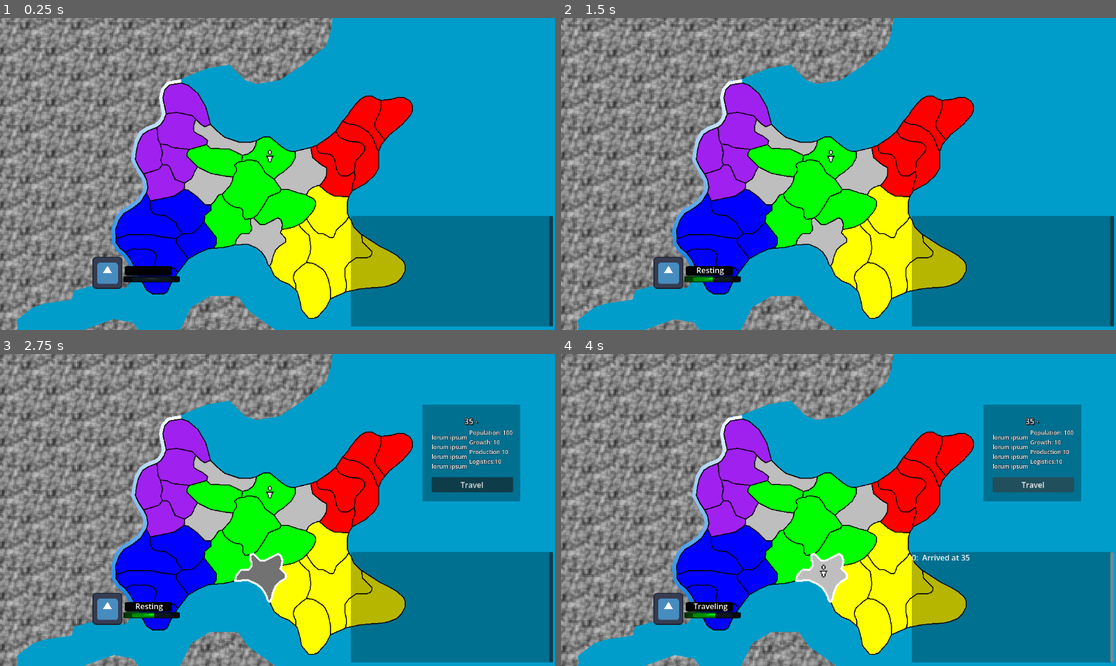
Above: before the commit, frames 1-4 (two rows, left to right).
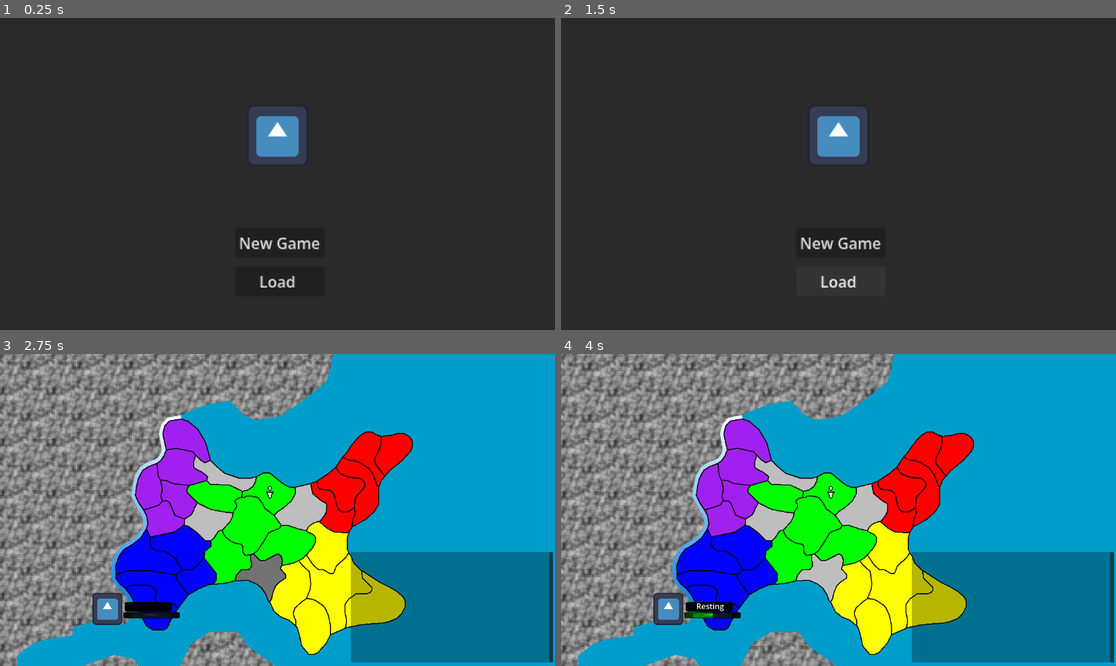
Above: after the commit, the same moments.

Repository: joshuaculver/ChronoRetract
Game: Godot game, scene res://prefabs/main.tscn
Same seed, same stepped clock (60 frames per second), same inputs: the game is played once before the commit and once after it. The engine's default icon, where the game draws it, is replaced by a stand-in: a white triangle on a blue panel in a dark square.
Inputs (mouse positions are in pixels of both pictures, inside the frame that each line leads up to):
- Up to frame 1 (0.25 s): no input
- Up to frame 2 (1.5 s): click (666, 273) at 0.52 s; click (838, 280) at 1.25 s, where only the run after the commit has a clickable "Load"
- Up to frame 3 (2.75 s): click (277, 578) at 2 s, where only the run after the commit has a clickable "New Game"
- Up to frame 4 (4 s): click (1032, 485) at 2.75 s, where only the run before the commit has a clickable "Travel"; click (1032, 485) at 3.5 s, where only the run before the commit has a clickable "Travel"

The runs differ from the first frame. In frame 1, 100% of the frame differs, in the area x 0-100%, y 0-100%; in frame 2, 100%; in frame 3, 5.9%; in frame 4, 6.2%.

Commit message:
Began implementing main menu and some associated functions

Diff:
--- a/prefabs/main.tscn
+++ b/prefabs/main.tscn
@@ -1,3 +1,60 @@
 [gd_scene format=3 uid="uid://c5jgxsddp8xy0"]
 
+[ext_resource type="Script" uid="uid://cstypv7lweiqt" path="res://scripts/MainMenu.gd" id="1_1jyap"]
+[ext_resource type="Texture2D" uid="uid://dwvk1h5vqhw6i" path="res://icon.svg" id="1_wmafp"]
+
 [node name="main" type="Node2D" unique_id=1783014624]
+z_index = 20
+z_as_relative = false
+script = ExtResource("1_1jyap")
+
+[node name="Sprite2D" type="Sprite2D" parent="." unique_id=1747586115]
+modulate = Color(0, 0, 0, 0.4509804)
+position = Vector2(640, 296)
+scale = Vector2(10.618831, 6.4399986)
+texture = ExtResource("1_wmafp")
+
+[node name="MainMenuControl" type="Control" parent="." unique_id=1901208501]
+layout_mode = 3
+anchors_preset = 0
+offset_left = 552.0
+offset_top = 304.0
+offset_right = 592.0
+offset_bottom = 344.0
+metadata/_edit_use_anchors_ = true
+
+[node name="NewGameButton" type="Button" parent="MainMenuControl" unique_id=667422769]
+layout_mode = 1
+anchors_preset = -1
+anchor_left = 14.2
+anchor_top = 8.0
+anchor_right = 16.325
+anchor_bottom = 8.575
+offset_left = -568.0
+offset_top = -272.0
+offset_right = -560.0
+offset_bottom = -264.0
+scale = Vector2(2, 2)
+text = "New Game"
+metadata/_edit_use_anchors_ = true
+
+[node name="LoadGameButton" type="Button" parent="MainMenuControl" unique_id=1465772495]
+layout_mode = 1
+anchors_preset = -1
+anchor_left = -23.429998
+anchor_top = 13.06
+anchor_right = -21.304998
+anchor_bottom = 13.635
+offset_left = 937.19995
+offset_top = -394.4
+offset_right = 945.19995
+offset_bottom = -386.4
+scale = Vector2(2, 2)
+text = "Load "
+metadata/_edit_use_anchors_ = true
+
+[node name="Logo" type="Sprite2D" parent="." unique_id=1600875719]
+position = Vector2(640, 160)
+texture = ExtResource("1_wmafp")
+
+[connection signal="pressed" from="MainMenuControl/NewGameButton" to="." method="_on_new_game_button_pressed"]
--- a/prefabs/managers.tscn
+++ b/prefabs/managers.tscn
@@ -24,15 +24,16 @@
 position = Vector2(640, 240)
 script = ExtResource("5_leyp6")
 
-[node name="CanvasLayer" type="CanvasLayer" parent="UI" unique_id=270285711]
+[node name="UIcanvas" type="CanvasLayer" parent="UI" unique_id=270285711]
+visible = false
 
-[node name="RegionControl" type="Control" parent="UI/CanvasLayer" unique_id=132564333]
+[node name="RegionControl" type="Control" parent="UI/UIcanvas" unique_id=132564333]
 layout_mode = 3
 anchors_preset = 0
 offset_right = 40.0
 offset_bottom = 40.0
 
-[node name="RegionPanel" type="BoxContainer" parent="UI/CanvasLayer/RegionControl" unique_id=96626426]
+[node name="RegionPanel" type="BoxContainer" parent="UI/UIcanvas/RegionControl" unique_id=96626426]
 visible = false
 layout_mode = 0
 offset_left = 896.0
@@ -41,22 +42,22 @@
 offset_bottom = 267.0
 vertical = true
 
-[node name="Polygon2D" type="Polygon2D" parent="UI/CanvasLayer/RegionControl/RegionPanel" unique_id=1389504224]
+[node name="Polygon2D" type="Polygon2D" parent="UI/UIcanvas/RegionControl/RegionPanel" unique_id=1389504224]
 position = Vector2(-136, -11)
 scale = Vector2(1705.878, -20.664068)
 color = Color(0, 0, 0, 0.28627452)
 polygon = PackedVector2Array(0.06858638, 0.58071804, 0.1875867, 0.5807185, 0.1875867, -9.146311, 0.06858638, -9.146311)
 
-[node name="Title" type="Label" parent="UI/CanvasLayer/RegionControl/RegionPanel" unique_id=2069829296]
+[node name="Title" type="Label" parent="UI/UIcanvas/RegionControl/RegionPanel" unique_id=2069829296]
 layout_mode = 2
 text = "Region"
 label_settings = ExtResource("3_owny3")
 horizontal_alignment = 1
 
-[node name="TextPanel" type="BoxContainer" parent="UI/CanvasLayer/RegionControl/RegionPanel" unique_id=574450319]
+[node name="TextPanel" type="BoxContainer" parent="UI/UIcanvas/RegionControl/RegionPanel" unique_id=574450319]
 layout_mode = 2
 
-[node name="Info" type="Label" parent="UI/CanvasLayer/RegionControl/RegionPanel/TextPanel" unique_id=2015256688]
+[node name="Info" type="Label" parent="UI/UIcanvas/RegionControl/RegionPanel/TextPanel" unique_id=2015256688]
 layout_mode = 2
 text = "lorum ipsum
 lorum ipsum
@@ -64,7 +65,7 @@
 lorum ipsum"
 label_settings = ExtResource("4_flgu2")
 
-[node name="Stats" type="Label" parent="UI/CanvasLayer/RegionControl/RegionPanel/TextPanel" unique_id=1654131873]
+[node name="Stats" type="Label" parent="UI/UIcanvas/RegionControl/RegionPanel/TextPanel" unique_id=1654131873]
 layout_mode = 2
 text = "lorum ipsum
 lorum ipsum
@@ -72,18 +73,18 @@
 lorum ipsum"
 label_settings = ExtResource("4_flgu2")
 
-[node name="SelectRegionButton" type="Button" parent="UI/CanvasLayer/RegionControl/RegionPanel" unique_id=759500174]
+[node name="SelectRegionButton" type="Button" parent="UI/UIcanvas/RegionControl/RegionPanel" unique_id=759500174]
 layout_mode = 2
 text = "Travel"
 icon_alignment = 1
 
-[node name="PlayerUIControl" type="Control" parent="UI/CanvasLayer" unique_id=330626527]
+[node name="PlayerUIControl" type="Control" parent="UI/UIcanvas" unique_id=330626527]
 layout_mode = 3
 anchors_preset = 0
 offset_right = 40.0
 offset_bottom = 40.0
 
-[node name="PlayerSelect" type="TextureButton" parent="UI/CanvasLayer/PlayerUIControl" unique_id=1945773019]
+[node name="PlayerSelect" type="TextureButton" parent="UI/UIcanvas/PlayerUIControl" unique_id=1945773019]
 layout_mode = 0
 offset_left = 192.00002
 offset_top = 496.0
@@ -92,7 +93,7 @@
 scale = Vector2(0.48629373, 0.52)
 texture_normal = ExtResource("6_tm107")
 
-[node name="PlayerActionLabel" type="Label" parent="UI/CanvasLayer/PlayerUIControl" unique_id=70368436]
+[node name="PlayerActionLabel" type="Label" parent="UI/UIcanvas/PlayerUIControl" unique_id=70368436]
 layout_mode = 0
 offset_left = 256.0
 offset_top = 512.0
@@ -100,14 +101,14 @@
 offset_bottom = 535.0
 horizontal_alignment = 1
 
-[node name="Sprite2D" type="Sprite2D" parent="UI/CanvasLayer/PlayerUIControl/PlayerActionLabel" unique_id=630768129]
+[node name="Sprite2D" type="Sprite2D" parent="UI/UIcanvas/PlayerUIControl/PlayerActionLabel" unique_id=630768129]
 modulate = Color(0, 0, 0, 1)
 z_index = -1
 position = Vector2(52, 13)
 scale = Vector2(0.76, 0.15999025)
 texture = ExtResource("6_tm107")
 
-[node name="PowerBar" type="TextureProgressBar" parent="UI/CanvasLayer/PlayerUIControl" unique_id=346585705]
+[node name="PowerBar" type="TextureProgressBar" parent="UI/UIcanvas/PlayerUIControl" unique_id=346585705]
 layout_mode = 0
 offset_left = 256.0
 offset_top = 536.0
@@ -119,7 +120,7 @@
 tint_under = Color(0.16924527, 0.1692453, 0.16924527, 1)
 tint_progress = Color(0, 1, 0, 1)
 
-[node name="PlayerLog" type="ScrollContainer" parent="UI/CanvasLayer" unique_id=1438677653]
+[node name="PlayerLog" type="ScrollContainer" parent="UI/UIcanvas" unique_id=1438677653]
 anchors_preset = 3
 anchor_left = 1.0
 anchor_top = 1.0
@@ -132,12 +133,12 @@
 grow_horizontal = 0
 grow_vertical = 0
 
-[node name="Polygon2D" type="Polygon2D" parent="UI/CanvasLayer/PlayerLog" unique_id=987974490]
+[node name="Polygon2D" type="Polygon2D" parent="UI/UIcanvas/PlayerLog" unique_id=987974490]
 scale = Vector2(1705.878, -20.664068)
 color = Color(0, 0, 0, 0.28627452)
 polygon = PackedVector2Array(-0.002344817, 0.2903595, 0.25031102, 0.2903595, 0.25089723, -11.227219, -0.0046896636, -11.227219)
 
-[node name="RichTextLabel" type="RichTextLabel" parent="UI/CanvasLayer/PlayerLog" unique_id=2109124421]
+[node name="RichTextLabel" type="RichTextLabel" parent="UI/UIcanvas/PlayerLog" unique_id=2109124421]
 layout_mode = 2
 size_flags_horizontal = 3
 size_flags_vertical = 3
@@ -148,9 +149,10 @@
 scroll_following_visible_characters = true
 script = ExtResource("7_h4ult")
 
-[node name="BG" type="Node" parent="." unique_id=681847618]
+[node name="Background" type="Node2D" parent="." unique_id=1104469249]
+visible = false
 
-[node name="River" type="Line2D" parent="BG" unique_id=378835707]
+[node name="River" type="Line2D" parent="Background" unique_id=378835707]
 z_index = -2
 position = Vector2(285, 169)
 points = PackedVector2Array(155, -122, 128, -117, 117, -104, 113, -87, 119, -54, 115, -43, 109, -35, 102, -30, 86, -24, 72, -15, 62, 3, 55, 41, 78, 83, 81, 97, 79, 108, 67, 126, 53, 137, 33, 149, 22, 163, 14, 186, 15, 213, 24, 228, 37, 239, 44, 248, 68, 294)
@@ -158,13 +160,7 @@
 default_color = Color(0.093007095, 0.33048627, 1, 1)
 gradient = SubResource("Gradient_midqu")
 
-[node name="Water" type="Polygon2D" parent="BG" unique_id=297440137]
-z_index = -5
-position = Vector2(0, 496)
-color = Color(7.508397e-06, 0.61635774, 0.796423, 1)
-polygon = PackedVector2Array(1888, 392, 669, 390, -32, 384, -32, -824, 1888, -824)
-
-[node name="Land" type="Polygon2D" parent="BG" unique_id=1426702924]
+[node name="Land" type="Polygon2D" parent="Background" unique_id=1426702924]
 z_index = -3
 texture_repeat = 2
 position = Vector2(32, 504)
@@ -174,4 +170,10 @@
 uv = PackedVector2Array(-419, 390, 669, 390, 685, 342, 669, 294, 677, 262, 701, 238, 741, 230, 741, 190, 698.74164, 150 …(698 unchanged characters)…
 script = ExtResource("7_tm107")
 
-[connection signal="pressed" from="UI/CanvasLayer/RegionControl/RegionPanel/SelectRegionButton" to="." method="_on_select_region_button_pressed"]
+[node name="Water" type="Polygon2D" parent="Background" unique_id=297440137]
+z_index = -5
+position = Vector2(0, 496)
+color = Color(7.508397e-06, 0.61635774, 0.796423, 1)
+polygon = PackedVector2Array(1888, 392, 669, 390, -32, 384, -32, -824, 1888, -824)
+
+[connection signal="pressed" from="UI/UIcanvas/RegionControl/RegionPanel/SelectRegionButton" to="." method="_on_select_region_button_pressed"]
--- /dev/null
+++ b/prefabs/start.tscn
@@ -0,0 +1,3 @@
+[gd_scene format=3 uid="uid://bcxmqpx2bcttx"]
+
+[node name="Start" type="Node2D" unique_id=1430375164]
--- a/project.godot
+++ b/project.godot
@@ -55,6 +55,12 @@
 "events": [Object(InputEventMouseButton,"resource_local_to_scene":false,"resource_name":"","device":-1,"window_id":0,"a …(253 unchanged characters)…
 ]
 }
+escape={
+"deadzone": 0.2,
+"events": [Object(InputEventKey,"resource_local_to_scene":false,"resource_name":"","device":-1,"window_id":0,"alt_pressed":false,"shift_pressed":false,"ctrl_pressed":false,"meta_pressed":false,"pressed":false,"keycode":0,"physical_keycode":4194305,"key_label":0,"unicode":0,"location":0,"echo":false,"script":null)
+, Object(InputEventKey,"resource_local_to_scene":false,"resource_name":"","device":0,"window_id":0,"alt_pressed":false,"shift_pressed":false,"ctrl_pressed":false,"meta_pressed":false,"pressed":false,"keycode":0,"physical_keycode":4194308,"key_label":0,"unicode":0,"location":0,"echo":false,"script":null)
+]
+}
 
 [rendering]
 
--- /dev/null
+++ b/scripts/MainMenu.gd
@@ -0,0 +1,12 @@
+class_name mainMenu
+
+extends Node
+
+@onready var newButton = $MainMenuControl/NewGameButton
+@onready var loadButton = $MainMenuControl/LoadGameButton
+
+func _ready() -> void:
+	managers.UImanager.instanceMainMenu = self
+
+func _on_new_game_button_pressed() -> void:
+	managers.startSession()
--- a/scripts/managers/managers.gd
+++ b/scripts/managers/managers.gd
@@ -13,10 +13,15 @@
 var unitManager
 var battleManager
 
+@onready var background : Node2D
+@onready var UIcanvas : CanvasLayer
+
 ##Reference for existing units and factions.
 var factionDict = {}
 var unitDict = {}
 var unitID = 0
+
+var activeSession
 
 ## Basic unit which is used for creating generic armies for all factions
 var unitScene = preload("res://prefabs/units/army.tscn")
@@ -24,10 +29,27 @@
 var sessScene = preload("res://prefabs/session.tscn")
 
 func _ready():
-	var session = sessScene.instantiate()
-	add_child(session)
+	UImanager = $UI
+	background = $Background
+	UIcanvas = $UI/UIcanvas
 
-	UImanager = $UI
+func _input(event: InputEvent) -> void:
+	if activeSession != null:
+		if event.is_action("escape"):
+			if event.is_pressed():
+				UImanager.mainMenuToggle()
+				pauseToggle()
+
+
+func startSession():
+	activeSession = sessScene.instantiate()
+
+	UImanager.mainMenuToggle()
+
+	UIcanvas.visible = true
+	background.visible = true
+
+	add_child(activeSession)
 	sessionManager = $session
 	factionManager = $session/factions
 	regionManager = $session/regions
@@ -40,6 +62,19 @@
 	regionManager.sendResources.connect(factionManager.dispenseIncome)
 
 	unitManager.addPlayer()
+
+##TODO handle any potential saving, cleanup, re-initializing
+func endSession():
+	activeSession.queue_free()
+
+func pauseToggle() -> void:
+	if activeSession != null:
+		if sessionManager.timer.is_stopped():
+			sessionManager.timer.start()
+			print("time unpaused")
+		else:
+			sessionManager.timer.stop()
+			print("time paused")
 
 func addFaction(faction: Faction):
 	if factionDict.has(faction):
--- a/scripts/managers/session.gd
+++ b/scripts/managers/session.gd
@@ -35,3 +35,9 @@
 	##DEBUG for war testing
 	if turnCount == 2:
 		managers.battleManager.createWar(managers.factionDict[enums.Factions.RED], managers.factionDict[enums.Factions.GREEN])
+
+func pauseTimer(setting : bool):
+	if setting:
+		timer.start()
+	else:
+		timer.stop()
--- a/scripts/managers/uiManager.gd
+++ b/scripts/managers/uiManager.gd
@@ -6,16 +6,20 @@
 
 extends Node
 
-@onready var regPanel : BoxContainer = $CanvasLayer/RegionControl/RegionPanel
-@onready var regionButton : Button = $CanvasLayer/RegionControl/RegionPanel/SelectRegionButton
+var mainMenuScene = preload("res://prefabs/main.tscn")
+
+@onready var regPanel : BoxContainer = $UIcanvas/RegionControl/RegionPanel
+@onready var regionButton : Button = $UIcanvas/RegionControl/RegionPanel/SelectRegionButton
 
 ## In game log readable to the player
-@onready var playerLog : gameLog = $CanvasLayer/PlayerLog/RichTextLabel
+@onready var playerLog : gameLog = $UIcanvas/PlayerLog/RichTextLabel
 
 @onready var mainCam : Camera2D = $Camera2D
 
-@onready var playerBar : TextureProgressBar = $CanvasLayer/PlayerUIControl/PowerBar
-@onready var playerActLabel : Label = $CanvasLayer/PlayerUIControl/PlayerActionLabel
+@onready var playerBar : TextureProgressBar = $UIcanvas/PlayerUIControl/PowerBar
+@onready var playerActLabel : Label = $UIcanvas/PlayerUIControl/PlayerActionLabel
+
+@onready var instanceMainMenu : mainMenu
 
 ## Function for selecting and deselecting a region as well as sending the region's information to the relevant menu
 func regionSelected(newRegion : Region) -> void:
@@ -42,6 +46,13 @@
 
 		textPanel.text = string
 
+func mainMenuToggle():
+	if instanceMainMenu != null:
+		if instanceMainMenu.visible:
+			instanceMainMenu.visible = false
+		else:
+			instanceMainMenu.visible = true
+
 ## Updates information in the UI regarding the player unit. Gets called by a player signal when certain properties of the player unit change
 func playerUpdate():
 	if managers.unitManager.player.power != 0:
Not shown, added: scripts/MainMenu.gd.uid
